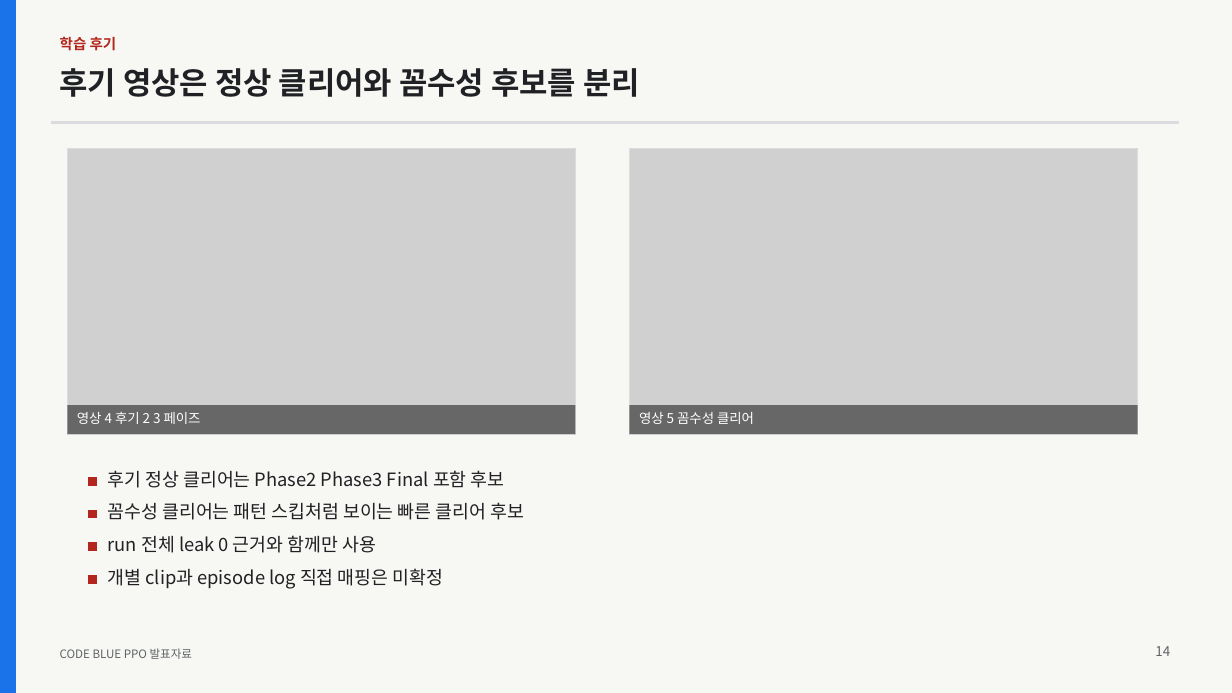
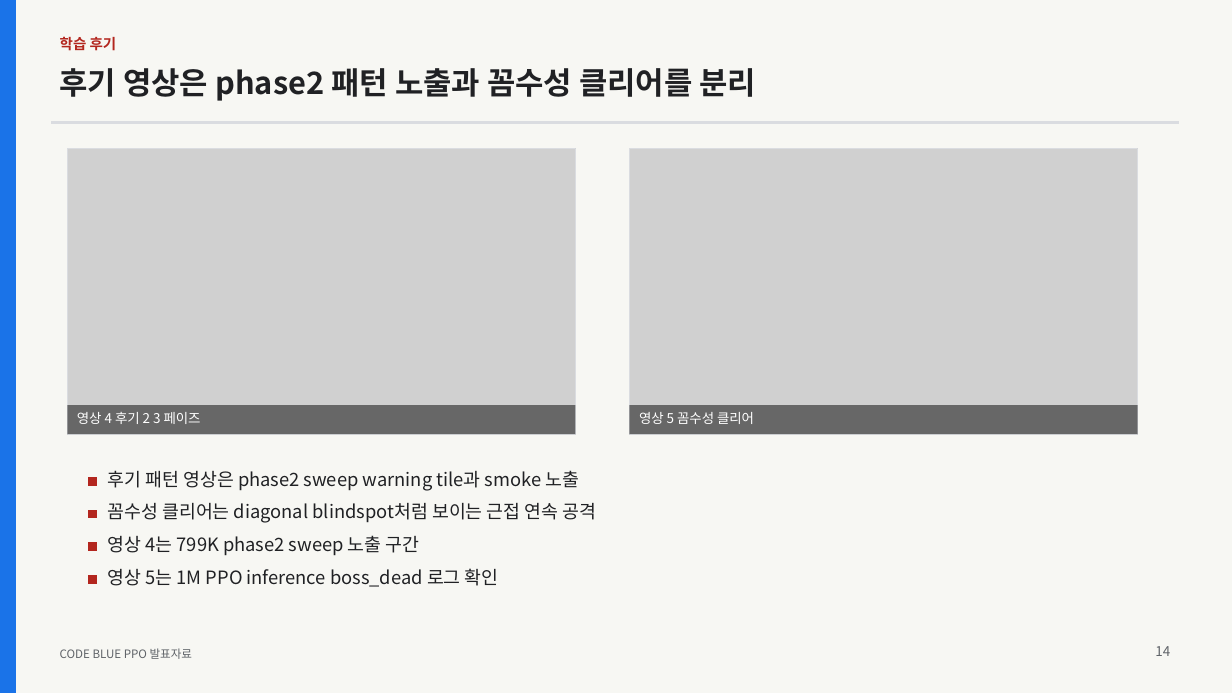
Before and after one commit to LxNx-Hn/AI_FinalTerm, a slide deck: slide 14 of presentations/final/CODE_BLUE_RL_FINAL.pptx. Drawn at 1232x693 pixels with LibreOffice and Linux fonts; fonts in the diff are those of the drawing; grey boxes stand for pictures. Boxes give left, top, right and bottom in pixels: in the first picture for what was removed or moved away, otherwise in the second. Text is boxed around its words. In the diff, an @@ line names an element or a change of style, - is before the commit and + after.

Commit message:
Finalize verified gameplay video set

```diff
--- a/presentations/final/CODE_BLUE_RL_FINAL.pptx
+++ b/presentations/final/CODE_BLUE_RL_FINAL.pptx
@@ text at (x1=60, y1=68, x2=756, y2=101): text changed @@
-후기 영상은 정상 클리어와 꼼수성 후보를 분리
+후기 영상은 phase2 패턴 노출과 꼼수성 클리어를 분리
@@ text at (x1=108, y1=470, x2=580, y2=491): text changed @@
-후기 정상 클리어는 Phase2 Phase3 Final 포함 후보
+후기 패턴 영상은 phase2 sweep warning tile과 smoke 노출
@@ text at (x1=108, y1=503, x2=596, y2=523): text changed @@
-꼼수성 클리어는 패턴 스킵처럼 보이는 빠른 클리어 후보
+꼼수성 클리어는 diagonal blindspot처럼 보이는 근접 연속 공격
@@ text at (x1=108, y1=535, x2=420, y2=556): text changed @@
-run 전체 leak 0 근거와 함께만 사용
+영상 4는 799K phase2 sweep 노출 구간
@@ text at (x1=108, y1=568, x2=499, y2=587): text changed @@
-개별 clip과 episode log 직접 매핑은 미확정
+영상 5는 1M PPO inference boss_dead 로그 확인
```
Also in this commit, not shown: 4 other slides changed, 26 other files.
